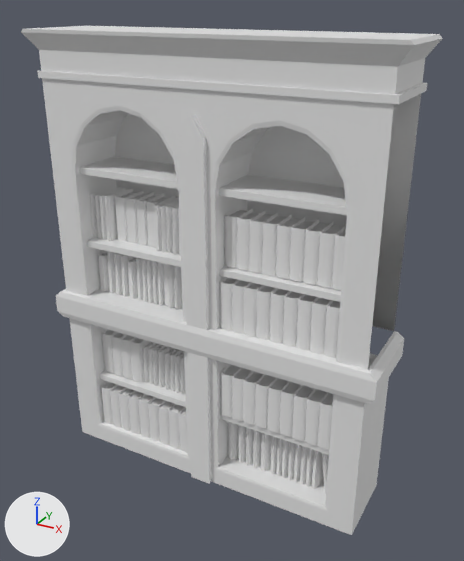
A saved change to the FBX model Assets/Art/3DModels/Bedroom/Fu_Object_Bibliothèque.fbx.
Camera for both pictures: a 50 mm lens placed at (3.27, -5.66, 5.31), pointed at (0.15, 0.02, 2.47). The lights are fixed; the arrows at lower left show +X, +Y and +Z. Where no turn or scale is listed for an object, it has been applied to the vertices. Vertices at the same position are counted once.

The first picture shows 'bibliothèque'.
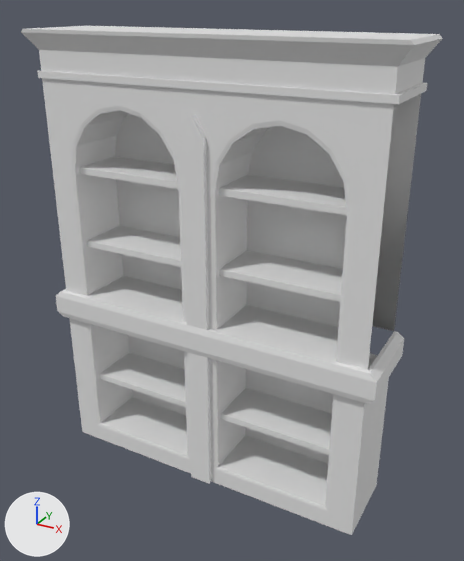
Where the newer file only moved an object's origin or applied its transform, the numbers keep the older frame.

Where the change shows, as pixel boxes (x1, y1, x2, y2) in the pictures (464 x 561 px):
part 1 of me_cylinder_002, deleted
    before: (89, 186, 346, 494)

Diff of the bpy script that builds the scene:
```diff
--- a/Assets/Art/3DModels/Bedroom/Fu_Object_Bibliothèque.fbx.py
+++ b/Assets/Art/3DModels/Bedroom/Fu_Object_Bibliothèque.fbx.py
@@ me_cylinder_002 @@
 # used by ob_bibliothèque; location = (0.0, 0.0, 0.0)
-me_cylinder_002.from_pydata(...)  # 5329 vertices, 3965 faces; spans x -2.0..2.0, y -0.54..0.46, z 0.02..5.02
-me_cylinder_002.materials.append(mat_books)  # white #e7e7e7
+me_cylinder_002.from_pydata(...)  # 212 vertices, 138 faces; spans x -2.0..2.0, y -0.54..0.46, z 0.02..5.02
+# me_cylinder_002 part 1: 94 loose pieces with 5116 vertices, spanning x -1.58..1.54, y -0.39..0.19, z 0.26..3.31, are deleted
 me_cylinder_002.materials.append(mat_shelves)
```
